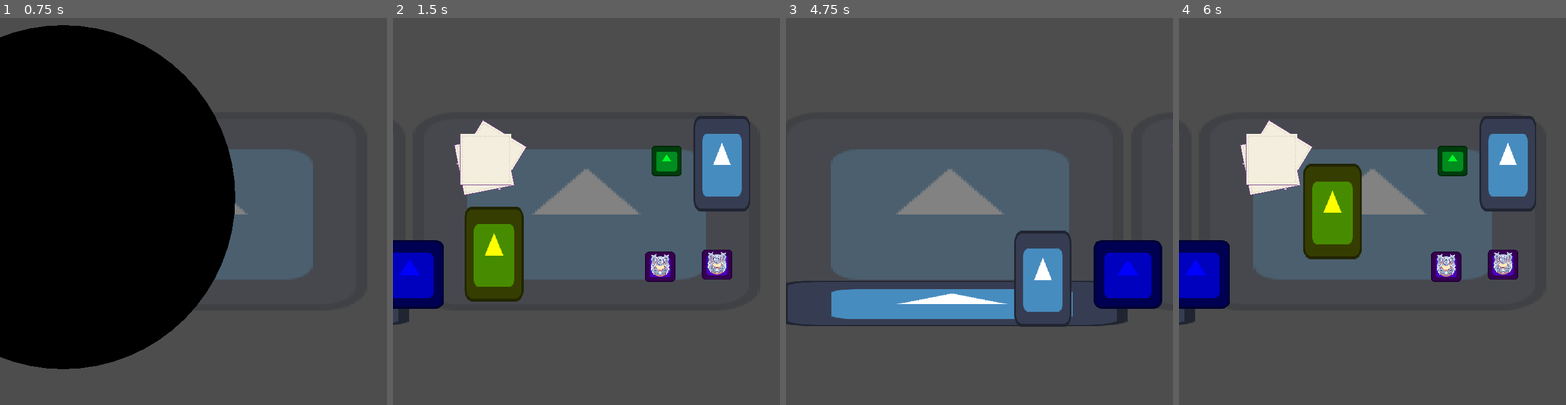
Above: before the commit, frames 1-4 (left to right).
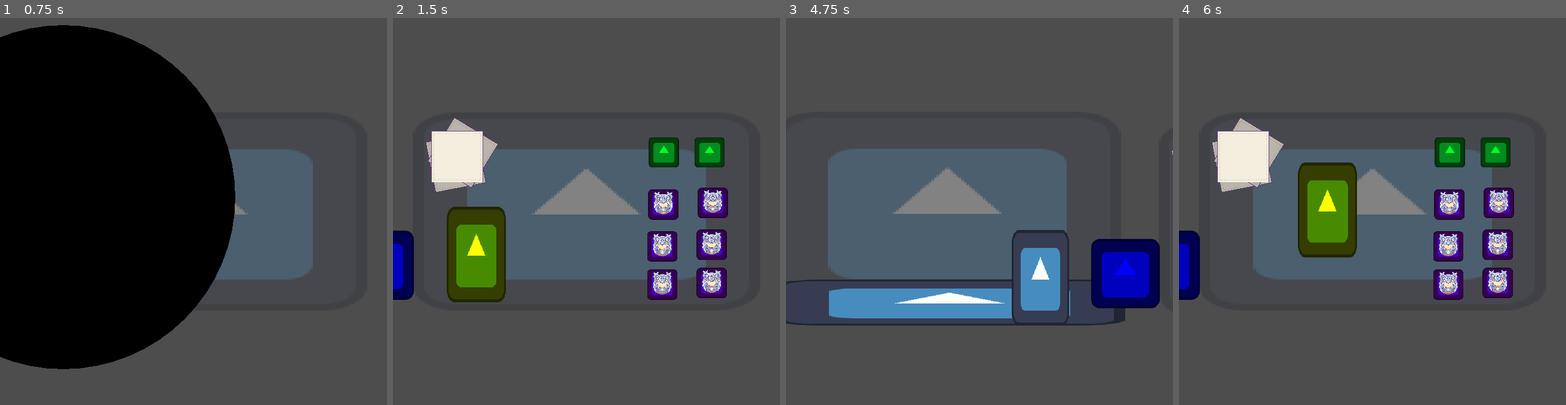
Above: after the commit, the same moments.

Repository: luankaike-code/felpo-jam-2026
Game: Godot game, scene res://scenes/screens/root_game.tscn
Two runs of this game, one before a commit and one after it. Both use one fixed random seed, a clock stepped at 60 frames per second and the inputs below. The engine's default icon, where the game draws it, is replaced by a stand-in: a white triangle on a blue panel in a dark square.
Inputs (mouse positions are in pixels of both pictures, inside the frame that each line leads up to):
- Up to frame 1 (0.75 s): click (61, 196) at 0.52 s
- Up to frame 2 (1.5 s): tap Enter (ui_accept) at 1.25 s; move the mouse to (671, 192) at 1.27 s; click (671, 192) at 1.42 s
- Up to frame 3 (4.75 s): tap Enter (ui_accept) at 1.52, 2.75, 3.5, 4.25, 4.52 s; drag from (902, 230) to (1072, 277) at 2.02 s; move the mouse to (1018, 126) at 2.77 s; click (1018, 126) at 2.92 s; drag from (886, 254) to (1114, 165) at 3.52 s; move the mouse to (1095, 269) at 4.27 s; click (1095, 269) at 4.42 s
- Up to frame 4 (6 s): drag from (1256, 153) to (1314, 114) at 5.02 s; tap Enter (ui_accept) at 5.75 s; move the mouse to (1391, 211) at 5.77 s; click (1391, 211) at 5.92 s

Frame 1 is identical in both runs. In frame 2, 15% of the frame differs, in the area x 0-93%, y 25-80%; in frame 3, 3.4%; in frame 4, 13%.

Commit message:
Refactory ordering and structure

Diff:
--- a/felpojam-2026-game-code/scenes/entitys/paper.tscn
+++ b/felpojam-2026-game-code/scenes/entitys/paper.tscn
@@ -10,11 +10,11 @@
 size = Vector2(76, 78)
 
 [node name="Paper" type="Area2D" unique_id=449771312]
-z_index = 500
+z_index = 400
+z_as_relative = false
 script = ExtResource("1_memgj")
 
 [node name="Icon" type="Sprite2D" parent="." unique_id=220479855]
-z_index = -400
 texture = ExtResource("2_n4o0a")
 
 [node name="CollisionShape2D" type="CollisionShape2D" parent="." unique_id=1041061041]
--- a/felpojam-2026-game-code/scenes/entitys/stack_papers.tscn
+++ b/felpojam-2026-game-code/scenes/entitys/stack_papers.tscn
@@ -7,14 +7,17 @@
 script = ExtResource("1_6olps")
 
 [node name="Paper" type="Sprite2D" parent="." unique_id=1594401642]
+modulate = Color(0.76, 0.76, 0.76, 1)
+texture = ExtResource("1_im8di")
+
+[node name="Paper3" type="Sprite2D" parent="." unique_id=1528360386]
+modulate = Color(0.76, 0.76, 0.76, 1)
+position = Vector2(-1.9999981, 12.000002)
+rotation = 1.3754456
 texture = ExtResource("1_im8di")
 
 [node name="Paper2" type="Sprite2D" parent="." unique_id=1246545788]
+modulate = Color(0.76, 0.76, 0.76, 1)
 position = Vector2(11, -7)
 rotation = 0.54817235
 texture = ExtResource("1_im8di")
-
-[node name="Paper2" type="Sprite2D" parent="Paper2" unique_id=1528360386]
-position = Vector2(-1.1937804, 22.990757)
-rotation = 0.82727325
-texture = ExtResource("1_im8di")
--- a/felpojam-2026-game-code/scenes/entitys/stamp.tscn
+++ b/felpojam-2026-game-code/scenes/entitys/stamp.tscn
@@ -10,7 +10,7 @@
 radius = 18.0
 
 [node name="Stamp" type="Area2D" unique_id=769955536]
-z_index = 1000
+z_as_relative = false
 script = ExtResource("1_f45sb")
 metadata/_custom_type_script = "uid://cofhru7hxcyx6"
 
--- /dev/null
+++ b/felpojam-2026-game-code/scenes/locals/craft_local.tscn
@@ -0,0 +1,85 @@
+[gd_scene format=3 uid="uid://dnvx87pnj4fgh"]
+
+[ext_resource type="PackedScene" uid="uid://d05in2yrkn5mk" path="res://scenes/locals/local.tscn" id="1_umv4u"]
+[ext_resource type="PackedScene" uid="uid://cccp0nbwda3rg" path="res://scenes/entitys/ink_stand.tscn" id="2_00w25"]
+[ext_resource type="Script" uid="uid://dmpjwybxjx6gl" path="res://scripts/locals/craft_local.gd" id="2_xt3nh"]
+[ext_resource type="PackedScene" uid="uid://c3lqkcqrxakfj" path="res://scenes/entitys/runes_book.tscn" id="4_t3eoa"]
+[ext_resource type="PackedScene" uid="uid://cj4k5fngr2dev" path="res://scenes/entitys/stack_papers.tscn" id="5_mvwp7"]
+[ext_resource type="PackedScene" uid="uid://c4f10pbt1cpd7" path="res://scenes/entitys/stamp_stand.tscn" id="7_r17h8"]
+[ext_resource type="PackedScene" uid="uid://kdh0fmgkwwnn" path="res://scenes/entitys/runes/fire_rune.tscn" id="7_u7af2"]
+[ext_resource type="PackedScene" uid="uid://ftl38bpii8ag" path="res://scenes/entitys/stamp.tscn" id="8_edtm0"]
+
+[node name="CraftLocal" unique_id=564590170 instance=ExtResource("1_umv4u")]
+script = ExtResource("2_xt3nh")
+
+[node name="StackPapers" parent="." index="1" unique_id=117007281 instance=ExtResource("5_mvwp7")]
+position = Vector2(-240, -103)
+
+[node name="InkStand" parent="." index="2" unique_id=920137688 instance=ExtResource("2_00w25")]
+position = Vector2(229, -110)
+
+[node name="InkStand2" parent="." index="3" unique_id=1137657733 instance=ExtResource("2_00w25")]
+position = Vector2(144, -110)
+
+[node name="RunesBook" parent="." index="4" unique_id=1322508017 instance=ExtResource("4_t3eoa")]
+position = Vector2(-205, 80)
+
+[node name="StampSet" type="Node2D" parent="." index="5" unique_id=577022721]
+position = Vector2(233, 133)
+
+[node name="StampStand" parent="StampSet" index="0" unique_id=1046151446 node_paths=PackedStringArray("linked_stamp") instance=ExtResource("7_r17h8")]
+linked_stamp = NodePath("../Stamp")
+
+[node name="Stamp" parent="StampSet" index="1" unique_id=769955536 node_paths=PackedStringArray("default_stand") instance=ExtResource("8_edtm0")]
+packed_rune = ExtResource("7_u7af2")
+default_stand = NodePath("../StampStand")
+
+[node name="StampSet2" type="Node2D" parent="." index="6" unique_id=1916174070]
+position = Vector2(233, 62)
+
+[node name="StampStand" parent="StampSet2" index="0" unique_id=556235309 node_paths=PackedStringArray("linked_stamp") instance=ExtResource("7_r17h8")]
+linked_stamp = NodePath("../Stamp")
+
+[node name="Stamp" parent="StampSet2" index="1" unique_id=694687335 node_paths=PackedStringArray("default_stand") instance=ExtResource("8_edtm0")]
+packed_rune = ExtResource("7_u7af2")
+default_stand = NodePath("../StampStand")
+
+[node name="StampSet3" type="Node2D" parent="." index="7" unique_id=976238238]
+position = Vector2(235, -16)
+
+[node name="StampStand" parent="StampSet3" index="0" unique_id=1963449416 node_paths=PackedStringArray("linked_stamp") instance=ExtResource("7_r17h8")]
+linked_stamp = NodePath("../Stamp")
+
+[node name="Stamp" parent="StampSet3" index="1" unique_id=1420961169 node_paths=PackedStringArray("default_stand") instance=ExtResource("8_edtm0")]
+packed_rune = ExtResource("7_u7af2")
+default_stand = NodePath("../StampStand")
+
+[node name="StampSet4" type="Node2D" parent="." index="8" unique_id=932413251]
+position = Vector2(141, 136)
+
+[node name="StampStand" parent="StampSet4" index="0" unique_id=1233607342 node_paths=PackedStringArray("linked_stamp") instance=ExtResource("7_r17h8")]
+linked_stamp = NodePath("../Stamp")
+
+[node name="Stamp" parent="StampSet4" index="1" unique_id=1594205749 node_paths=PackedStringArray("default_stand") instance=ExtResource("8_edtm0")]
+packed_rune = ExtResource("7_u7af2")
+default_stand = NodePath("../StampStand")
+
+[node name="StampSet5" type="Node2D" parent="." index="9" unique_id=1177543985]
+position = Vector2(141, 65)
+
+[node name="StampStand" parent="StampSet5" index="0" unique_id=54420492 node_paths=PackedStringArray("linked_stamp") instance=ExtResource("7_r17h8")]
+linked_stamp = NodePath("../Stamp")
+
+[node name="Stamp" parent="StampSet5" index="1" unique_id=1890888809 node_paths=PackedStringArray("default_stand") instance=ExtResource("8_edtm0")]
+packed_rune = ExtResource("7_u7af2")
+default_stand = NodePath("../StampStand")
+
+[node name="StampSet6" type="Node2D" parent="." index="10" unique_id=1674996567]
+position = Vector2(143, -13)
+
+[node name="StampStand" parent="StampSet6" index="0" unique_id=311431080 node_paths=PackedStringArray("linked_stamp") instance=ExtResource("7_r17h8")]
+linked_stamp = NodePath("../Stamp")
+
+[node name="Stamp" parent="StampSet6" index="1" unique_id=1459383177 node_paths=PackedStringArray("default_stand") instance=ExtResource("8_edtm0")]
+packed_rune = ExtResource("7_u7af2")
+default_stand = NodePath("../StampStand")
--- a/felpojam-2026-game-code/scenes/locals/local.tscn
+++ b/felpojam-2026-game-code/scenes/locals/local.tscn
@@ -1,8 +1,11 @@
 [gd_scene format=3 uid="uid://d05in2yrkn5mk"]
 
 [ext_resource type="Texture2D" uid="uid://n85kss5ltq1u" path="res://icon.svg" id="1_bl8qx"]
+[ext_resource type="Script" uid="uid://86ht7a2uk683" path="res://scripts/local.gd" id="1_tbocu"]
 
-[node name="Local" type="Node2D" unique_id=564590170]
+[node name="Local" type="Node2D" unique_id=1423880516]
+script = ExtResource("1_tbocu")
+metadata/_custom_type_script = "uid://86ht7a2uk683"
 
 [node name="Icon" type="Sprite2D" parent="." unique_id=1443372050]
 modulate = Color(1, 1, 1, 0.29803923)
--- a/felpojam-2026-game-code/scenes/screens/game.tscn
+++ b/felpojam-2026-game-code/scenes/screens/game.tscn
@@ -1,17 +1,10 @@
 [gd_scene format=3 uid="uid://7i0kp4136dqi"]
 
 [ext_resource type="Script" uid="uid://ljam17ytk8dx" path="res://scripts/screens/game.gd" id="1_iwlfa"]
-[ext_resource type="PackedScene" uid="uid://fyym3qkeufgw" path="res://scenes/entitys/stamp_set.tscn" id="2_clfej"]
-[ext_resource type="PackedScene" uid="uid://cccp0nbwda3rg" path="res://scenes/entitys/ink_stand.tscn" id="3_mu8e5"]
 [ext_resource type="PackedScene" uid="uid://c2liuyeax0kjk" path="res://scenes/locals/client_local.tscn" id="3_xrk1x"]
+[ext_resource type="PackedScene" uid="uid://dnvx87pnj4fgh" path="res://scenes/locals/craft_local.tscn" id="4_ln6eb"]
 [ext_resource type="PackedScene" uid="uid://bir3pakybp2iq" path="res://scenes/entitys/trash.tscn" id="6_4ji0l"]
 [ext_resource type="PackedScene" uid="uid://6euiloaerot" path="res://scenes/entitys/paper_teleporter.tscn" id="7_0q6jn"]
-[ext_resource type="PackedScene" uid="uid://c3lqkcqrxakfj" path="res://scenes/entitys/runes_book.tscn" id="8_kauht"]
-[ext_resource type="PackedScene" uid="uid://d05in2yrkn5mk" path="res://scenes/locals/local.tscn" id="9_yruvw"]
-[ext_resource type="PackedScene" uid="uid://c4f10pbt1cpd7" path="res://scenes/entitys/stamp_stand.tscn" id="11_e0wmo"]
-[ext_resource type="PackedScene" uid="uid://cj4k5fngr2dev" path="res://scenes/entitys/stack_papers.tscn" id="12_e0wmo"]
-[ext_resource type="PackedScene" uid="uid://ftl38bpii8ag" path="res://scenes/entitys/stamp.tscn" id="12_xrk1x"]
-[ext_resource type="PackedScene" uid="uid://daa3bayphv4yc" path="res://scenes/entitys/runes/water_rune.tscn" id="13_xrk1x"]
 
 [node name="Game" type="Node2D" unique_id=1475156608]
 script = ExtResource("1_iwlfa")
@@ -19,39 +12,11 @@
 
 [node name="ClientLocal" parent="." unique_id=564590170 instance=ExtResource("3_xrk1x")]
 
-[node name="PaperTeleporter2" parent="." unique_id=1691328122 node_paths=PackedStringArray("linked_teleporter") instance=ExtResource("7_0q6jn")]
+[node name="CraftLocal" parent="." unique_id=356713384 instance=ExtResource("4_ln6eb")]
+position = Vector2(716, 17)
+
+[node name="PaperTeleporter2" parent="." unique_id=1691328122 instance=ExtResource("7_0q6jn")]
 position = Vector2(173, 125)
-linked_teleporter = NodePath("../Local2/PaperTeleporter")
-
-[node name="Local2" parent="." unique_id=522202926 instance=ExtResource("9_yruvw")]
-position = Vector2(660, 0)
-
-[node name="InkStand" parent="Local2" unique_id=1766316694 instance=ExtResource("3_mu8e5")]
-position = Vector2(149, -94)
-
-[node name="PaperTeleporter" parent="Local2" unique_id=1105482110 node_paths=PackedStringArray("linked_teleporter") instance=ExtResource("7_0q6jn")]
-position = Vector2(252, -89)
-linked_teleporter = NodePath("../../PaperTeleporter2")
-
-[node name="RunesBook" parent="Local2" unique_id=1322508017 instance=ExtResource("8_kauht")]
-z_index = 400
-position = Vector2(-172, 79)
-
-[node name="StampSet" parent="Local2" unique_id=296592520 instance=ExtResource("2_clfej")]
-position = Vector2(243, 99)
-
-[node name="StampSet1" type="Node2D" parent="Local2" unique_id=62506683]
-position = Vector2(137, 103)
-
-[node name="StampStand" parent="Local2/StampSet1" unique_id=1046151446 node_paths=PackedStringArray("linked_stamp") instance=ExtResource("11_e0wmo")]
-linked_stamp = NodePath("../Stamp")
-
-[node name="Stamp" parent="Local2/StampSet1" unique_id=769955536 node_paths=PackedStringArray("default_stand") instance=ExtResource("12_xrk1x")]
-packed_rune = ExtResource("13_xrk1x")
-default_stand = NodePath("../StampStand")
 
 [node name="Trash" parent="." unique_id=220787020 instance=ExtResource("6_4ji0l")]
 position = Vector2(331, 117)
-
-[node name="StackPapers" parent="." unique_id=117007281 instance=ExtResource("12_e0wmo")]
-position = Vector2(473, -98)
--- a/felpojam-2026-game-code/scripts/entitys/draggable.gd
+++ b/felpojam-2026-game-code/scripts/entitys/draggable.gd
@@ -18,22 +18,23 @@
 
 var is_draggable := true
 var was_clicked := false
-var _old_z_index: int
-var tween: Tween
 
 func _ready() -> void:
 	add_to_group("draggables")
+	z_as_relative = false
 
 	input_event.connect(_on_input_event)
 	area_entered.connect(_on_area_entered_base_event)
 	area_exited.connect(_on_area_exited_base_event)
 
 	start_drag.connect(func():
-		_old_z_index = z_index
-		z_index = 4000
-	)
-	finish_drag.connect(func():
-		z_index = _old_z_index
+		z_index = 200
+		print("oi: ", self, z_index)
+		for draggable in get_tree().get_nodes_in_group("draggables"):
+			if draggable == self:
+				continue
+			draggable.z_index = 0
+			print(draggable, " ", draggable.z_index)
 	)
 
 func _start_drag():
--- a/felpojam-2026-game-code/scripts/entitys/runes_book.gd
+++ b/felpojam-2026-game-code/scripts/entitys/runes_book.gd
@@ -1,8 +1,11 @@
 class_name RunesBook extends Draggable
 
-signal open
+var packed_runes_book_content := preload("res://scenes/pop_ups/pop_up_runes_book_content.tscn") as PackedScene
 
+signal open(pop_up_scene)
+
+@warning_ignore("unused_parameter")
 func _input_event(viewport: Viewport, event: InputEvent, shape_idx: int) -> void:
 	if event is InputEventMouseButton:
 		if event.button_index == MOUSE_BUTTON_RIGHT and event.is_pressed():
-			open.emit()
+			open.emit(packed_runes_book_content.instantiate())
--- a/felpojam-2026-game-code/scripts/entitys/stack_papers.gd
+++ b/felpojam-2026-game-code/scripts/entitys/stack_papers.gd
@@ -1,21 +1,21 @@
-extends Node2D
+class_name StackPapers extends Node2D
 
 var packed_paper := preload("res://scenes/entitys/paper.tscn") as PackedScene
 var current_paper: Paper
 var max_distance_to_spaw := 50
 
-signal spawn_new_paper
+signal spawn_node(node: Node2D)
 
 func _ready() -> void:
-	spawn_paper()
+	call_deferred("spawn_paper")
 
 func spawn_paper() -> void:
 	var paper_scene = packed_paper.instantiate() as Paper
 	paper_scene.start_drag.connect(_on_paper_start_drag)
+	paper_scene.position = position
 
 	current_paper = paper_scene
-	add_child(paper_scene)
-	spawn_new_paper.emit()
+	spawn_node.emit(paper_scene)
 
 func _on_paper_start_drag():
 	if current_paper.position.abs().distance_to(position) < max_distance_to_spaw:
--- /dev/null
+++ b/felpojam-2026-game-code/scripts/local.gd
@@ -0,0 +1,3 @@
+class_name Local extends Node2D
+
+signal open_pop_up(pop_up_scene: PopUp)
--- a/felpojam-2026-game-code/scripts/locals/client_local.gd
+++ b/felpojam-2026-game-code/scripts/locals/client_local.gd
@@ -1,4 +1,4 @@
-class_name ClientLocal extends Node2D
+class_name ClientLocal extends Local
 
 @onready var character_sprite := $CharacterSprite as CharacterSprite
 @onready var speech_bubble_manager := $SpeechBubbleManager as SpeechBubbleManager
--- /dev/null
+++ b/felpojam-2026-game-code/scripts/locals/craft_local.gd
@@ -0,0 +1,11 @@
+class_name CraftLocal extends Local
+
+@onready var runes_book: RunesBook = $RunesBook
+@onready var stack_papers: StackPapers = $StackPapers
+
+func _ready() -> void:
+	runes_book.open.connect(open_pop_up.emit)
+	stack_papers.spawn_node.connect(func(x):
+		print("porra: ", x)
+		add_child(x)
+	)
--- a/felpojam-2026-game-code/scripts/screens/game.gd
+++ b/felpojam-2026-game-code/scripts/screens/game.gd
@@ -1,21 +1,18 @@
 extends ScreenWithPopUp
 
 var packed_menu_in_game := preload("res://scenes/pop_ups/pop_up_menu_in_game.tscn") as PackedScene
-var packed_runes_book_content := preload("res://scenes/pop_ups/pop_up_runes_book_content.tscn") as PackedScene
 
-@onready var runes_book := $Local2/RunesBook as RunesBook
-@onready var locals := [$ClientLocal, $Local2]
+@onready var locals := [$ClientLocal, $CraftLocal]
 var current_local := 0
 var music_player: SoundPlayer
 
 func _ready() -> void:
-	runes_book.open.connect(open_runes_book)
+	for local in locals:
+		print(local is ClientLocal, local is Local)
+		local.open_pop_up.connect(factory_pop_up)
 
 	music_player = Sound.play_sound(SoundData.names.shop_music)
 	music_player.loop_count = -1
-
-func open_runes_book():
-	factory_pop_up(packed_runes_book_content.instantiate())
 
 func _pop_mensage(mensage: PopUpMensage):
 	if mensage is PopUpMensageOpenPopUp:
Not shown, added: felpojam-2026-game-code/scripts/local.gd.uid
Not shown, added: felpojam-2026-game-code/scripts/locals/craft_local.gd.uid
